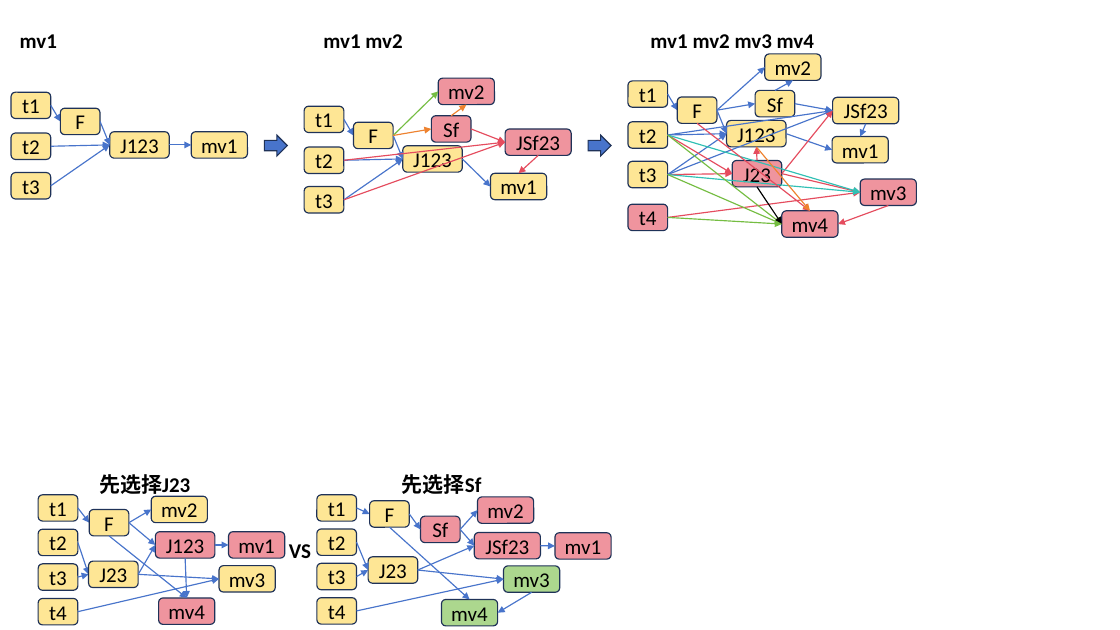
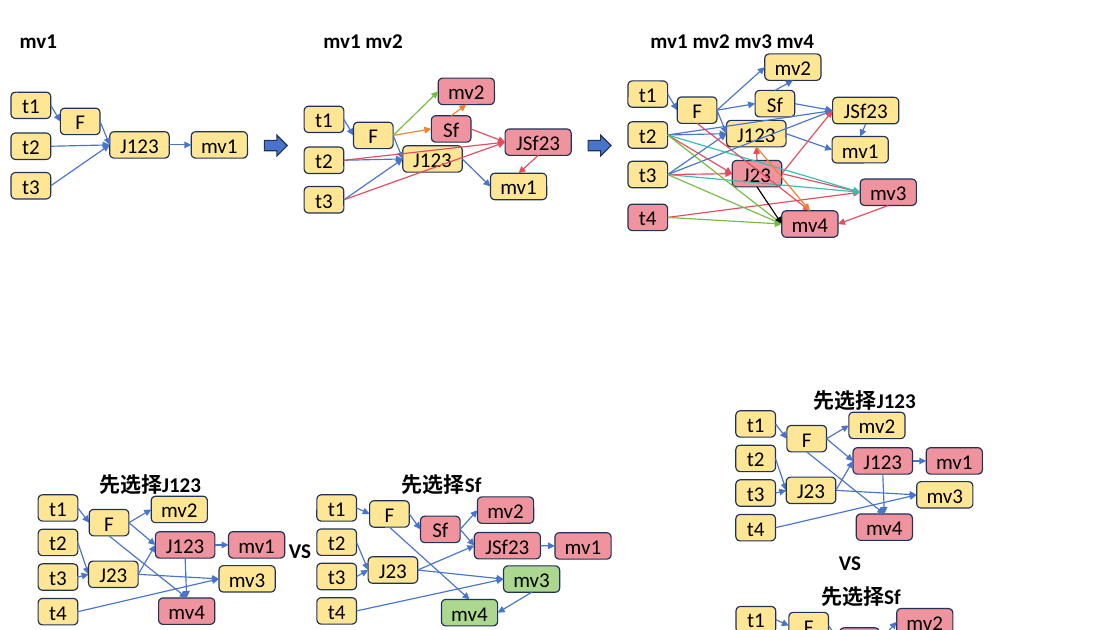
Before and after one commit to aspiringOrange/ivm, a slide deck: slide 7 of 方案优化版2.pptx (slide 6 before the commit). Drawn at 1120x630 pixels with LibreOffice and Linux fonts; fonts in the diff are those of the drawing. Boxes give left, top, right and bottom in pixels: in the first picture for what was removed or moved away, otherwise in the second. Text is boxed around its words. In the diff, an @@ line names an element or a change of style, - is before the commit and + after.

```diff
--- a/方案优化版2.pptx
+++ b/方案优化版2.pptx
@@ text added at [814, 390, 916, 413], 18 pt, text #000000, bold @@
+先选择J123
@@ text at [99, 474, 201, 497]: text changed @@
-先选择J23
+先选择J123
@@ group added at [736, 411, 983, 540]: 11 rounded rectangles, 11 arrows @@
+t1
+t2
+t3
+J123
+F
+mv1
+mv2
+mv3
+t4
+mv4
+J23
@@ text added at [839, 556, 861, 570], 18 pt, text #000000, bold @@
+VS
@@ text added at [821, 586, 901, 609], 18 pt, text #000000, bold @@
+先选择Sf
@@ group added at [736, 607, 954, 630]: 4 rounded rectangles, 3 arrows @@
+t1
+F
+Sf
+mv2
```
Also in this commit, not shown: 4 slides added.
